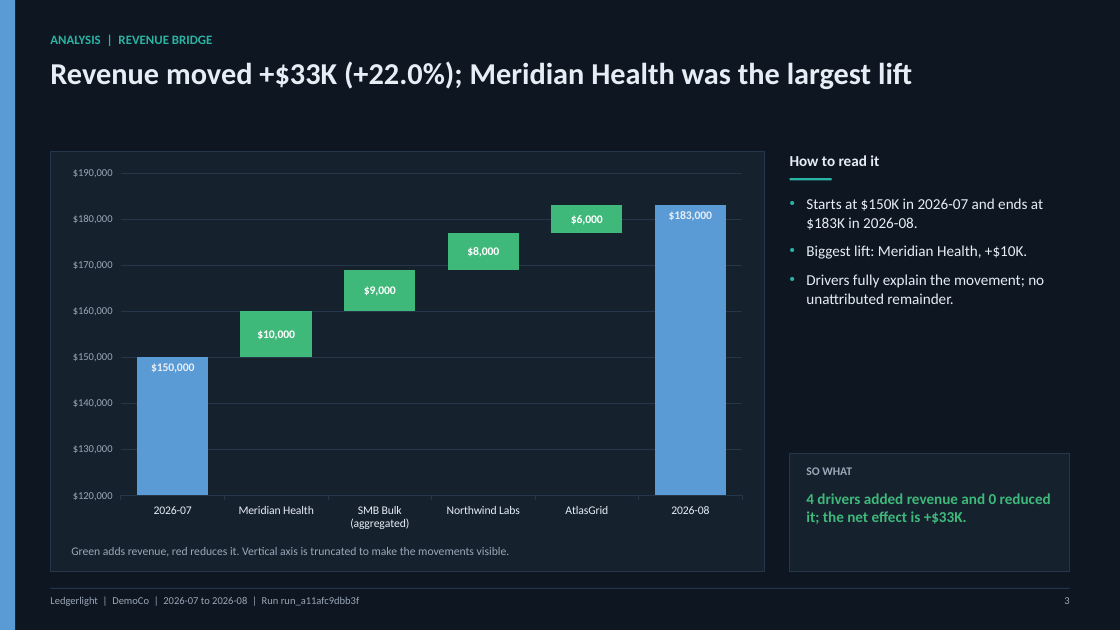
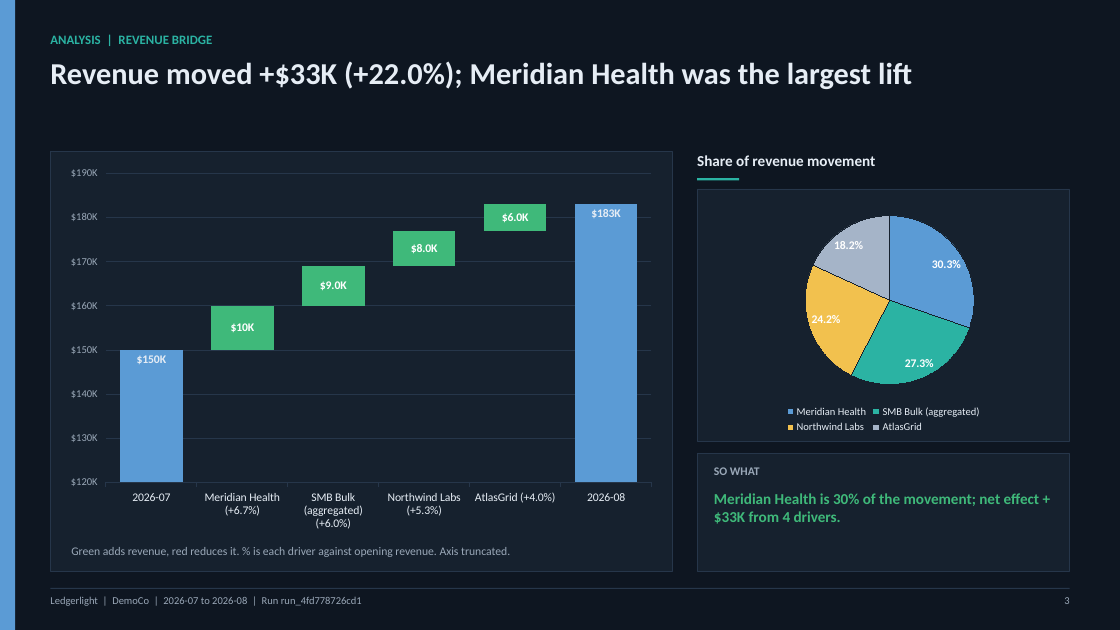
Before and after one commit to prerna1001/CodingRangers-money-talks-hackathon-2026, a slide deck: slide 3 of tmp/deck/dark.pptx. Drawn at 1120x630 pixels with LibreOffice and Linux fonts; fonts in the diff are those of the drawing. Boxes give left, top, right and bottom in pixels: in the first picture for what was removed or moved away, otherwise in the second. Text is boxed around its words. In the diff, an @@ line names an element or a change of style, - is before the commit and + after.

```diff
--- a/tmp/deck/dark.pptx
+++ b/tmp/deck/dark.pptx
@@ rectangle: place and size @@
-rectangle at bbox=[50, 151, 765, 571]
+rectangle at bbox=[50, 151, 672, 571]
@@ column stacked chart at bbox=[59, 160, 664, 538] @@
-categories: 2026-07, Meridian Health, SMB Bulk (aggregated), Northwind Labs, AtlasGrid, 2026-08
+categories: 2026-07, Meridian Health (+6.7%), SMB Bulk (aggregated) (+6.0%), Northwind Labs (+5.3%), AtlasGrid (+4.0%), 2026-08
@@ data labels of Series 2 changed @@
@@ data labels of Series 3 changed @@
@@ data labels of Series 4 changed @@
@@ value axis changed @@
@@ column stacked chart: place and size @@
-column stacked chart at bbox=[59, 160, 756, 538]
+column stacked chart at bbox=[59, 160, 664, 538]
@@ rectangle: place and size @@
-rectangle at bbox=[790, 178, 832, 181]
+rectangle at bbox=[697, 178, 739, 181]
@@ text at bbox=[697, 155, 875, 166]: text changed @@
-How to read it
+Share of revenue movement
@@ rectangle added at bbox=[697, 189, 1070, 441], fill #16212E, outline #26364A 0.75 pt @@
@@ pie chart added at bbox=[702, 193, 1065, 437] @@
+categories: Meridian Health, SMB Bulk (aggregated), Northwind Labs, AtlasGrid
+Series 1: 30.3, 27.3, 24.2, 18.2
@@ text removed at bbox=[806, 198, 1044, 304] @@
-• Starts at $150K in 2026-07 and ends at $183K in 2026-08.
-• Biggest lift: Meridian Health, +$10K.
-• Drivers fully explain the movement; no unattributed remainder.
@@ rectangle: place and size @@
-rectangle at bbox=[790, 454, 1070, 571]
+rectangle at bbox=[697, 454, 1070, 571]
@@ text "SO WHAT": place and size @@
-text "SO WHAT" at bbox=[806, 467, 852, 475]
+text "SO WHAT" at bbox=[714, 467, 760, 475]
@@ text added at bbox=[714, 493, 1040, 524], 13 pt, text #3FB97A, bold @@
+Meridian Health is 30% of the movement; net effect +$33K from 4 drivers.
@@ text removed at bbox=[806, 493, 1051, 524] @@
-4 drivers added revenue and 0 reduced it; the net effect is +$33K.
@@ text at bbox=[71, 547, 510, 557]: text changed @@
-Green adds revenue, red reduces it. Vertical axis is truncated to make the movements visible.
+Green adds revenue, red reduces it. % is each driver against opening revenue. Axis truncated.
@@ text at bbox=[50, 597, 362, 606]: text changed @@
-Ledgerlight | DemoCo | 2026-07 to 2026-08 | Run run_a11afc9dbb3f
+Ledgerlight | DemoCo | 2026-07 to 2026-08 | Run run_4fd778726cd1
```
Also in this commit, not shown: 6 other slides changed, 10 other files.
